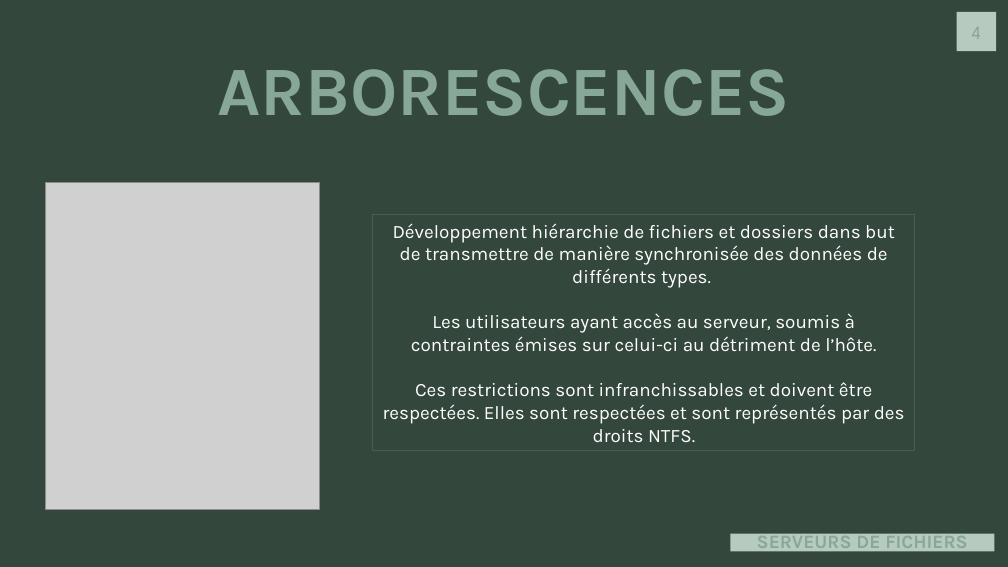
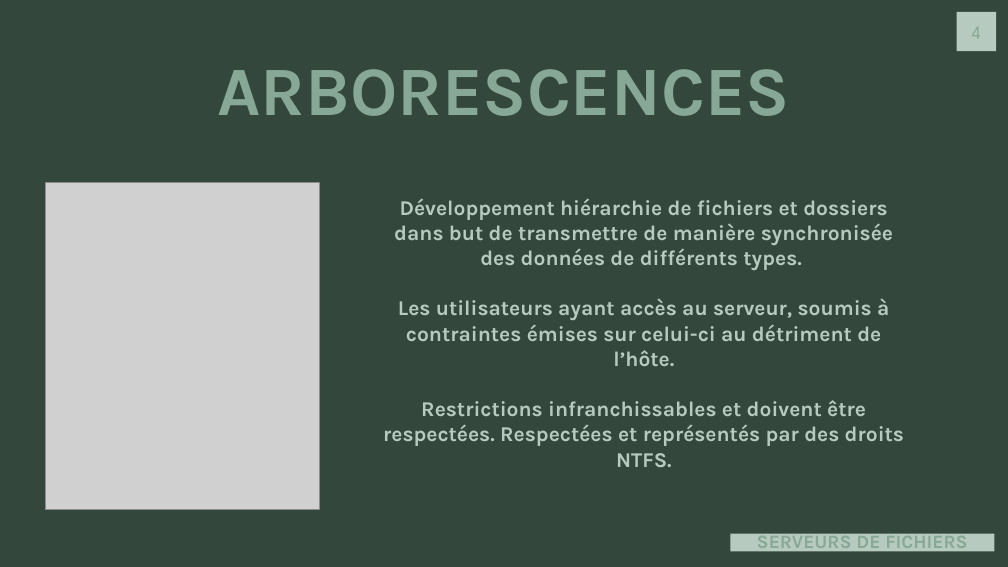
Before and after one commit to J0rg321/Serveur_Fichiers_ICT-123, a slide deck: slide 4 of SERVEUR ET FICHIERS D’IMPRESSION.pptx. Drawn at 1008x567 pixels with LibreOffice and Linux fonts; fonts in the diff are those of the drawing; grey boxes stand for pictures. Boxes give left, top, right and bottom in pixels: in the first picture for what was removed or moved away, otherwise in the second. Text is boxed around its words. In the diff, an @@ line names an element or a change of style, - is before the commit and + after.

```diff
--- a/SERVEUR ET FICHIERS D’IMPRESSION.pptx
+++ b/SERVEUR ET FICHIERS D’IMPRESSION.pptx
@@ text "Développement hiérarchie de fichiers et ...": place and size @@
-text "Développement hiérarchie de fichiers et ..." at box(373, 215, 915, 451)
+text "Développement hiérarchie de fichiers et ..." at box(383, 198, 904, 467)
@@ text "Développement hiérarchie de fichiers et ..." at box(383, 198, 904, 467): outline #455F51 0.75 pt to none @@
@@ text at box(394, 198, 893, 366): size 18 to 20 pt, text colour #FFFFFF to #B6CABF, bold on in "Développement hiérarchie de fichiers et dossiers dans ...", "Les utilisateurs ayant accès au serveur, soumis ..." @@
@@ text at box(383, 400, 904, 467): text changed; size 18 to 20 pt; text colour #FFFFFF to #B6CABF; bold on @@
-Ces restrictions sont infranchissables et doivent être respectées. Elles sont respectées et sont représentés par des droits NTFS.
+Restrictions infranchissables et doivent être respectées. Respectées et représentés par des droits NTFS.
```
Also in this commit, not shown: 6 other slides changed.
